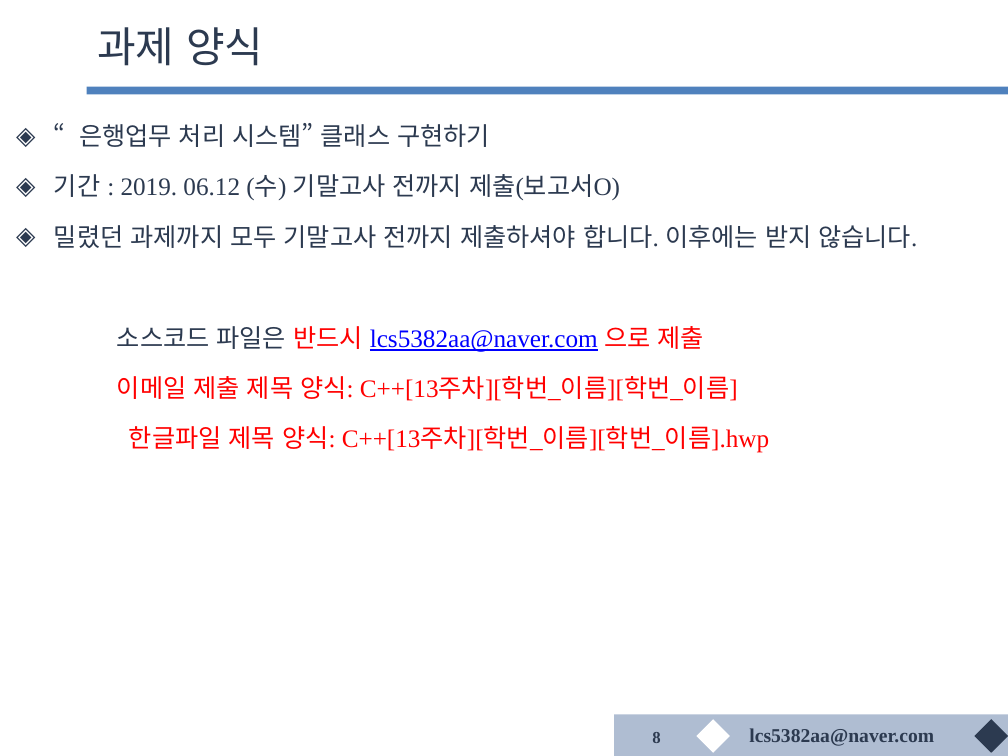
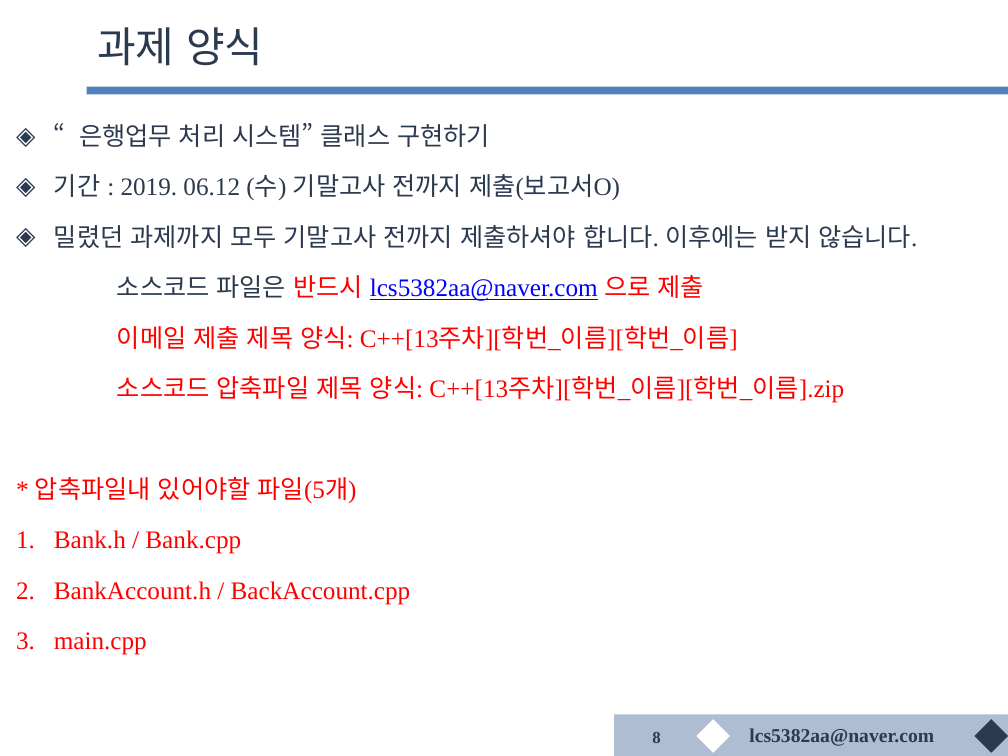
Before and after one commit to lcs5382/cclab_server, a slide deck: slide 8 of lesson_13/13주차.pptx. Drawn at 1008x756 pixels with LibreOffice and Linux fonts; fonts in the diff are those of the drawing; background and template pictures are left out. Boxes give left, top, right and bottom in pixels: in the first picture for what was removed or moved away, otherwise in the second. Text is boxed around its words. In the diff, an @@ line names an element or a change of style, - is before the commit and + after.

```diff
--- a/lesson_13/13주차.pptx
+++ b/lesson_13/13주차.pptx
@@ text at <box>35,376,844,655</box>: text changed @@
-한글파일 제목 양식: C++[13주차][학번_이름][학번_이름].hwp
+소스코드 압축파일 제목 양식: C++[13주차][학번_이름][학번_이름].zip
+* 압축파일내 있어야할 파일(5개)
+1. Bank.h / Bank.cpp
+2. BankAccount.h / BackAccount.cpp
+3. main.cpp
```
Also in this commit, not shown: 1 other slide changed.
